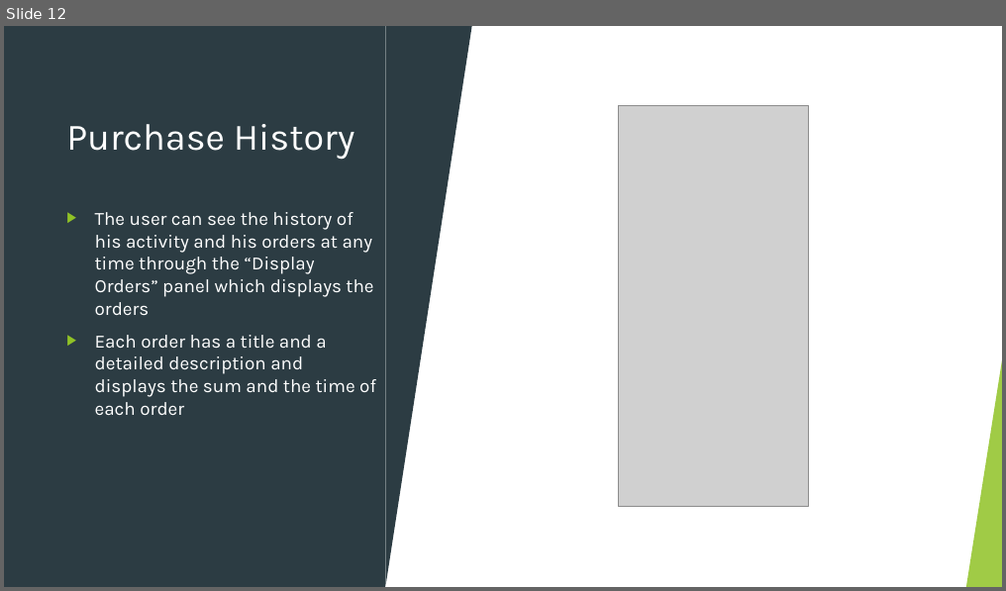
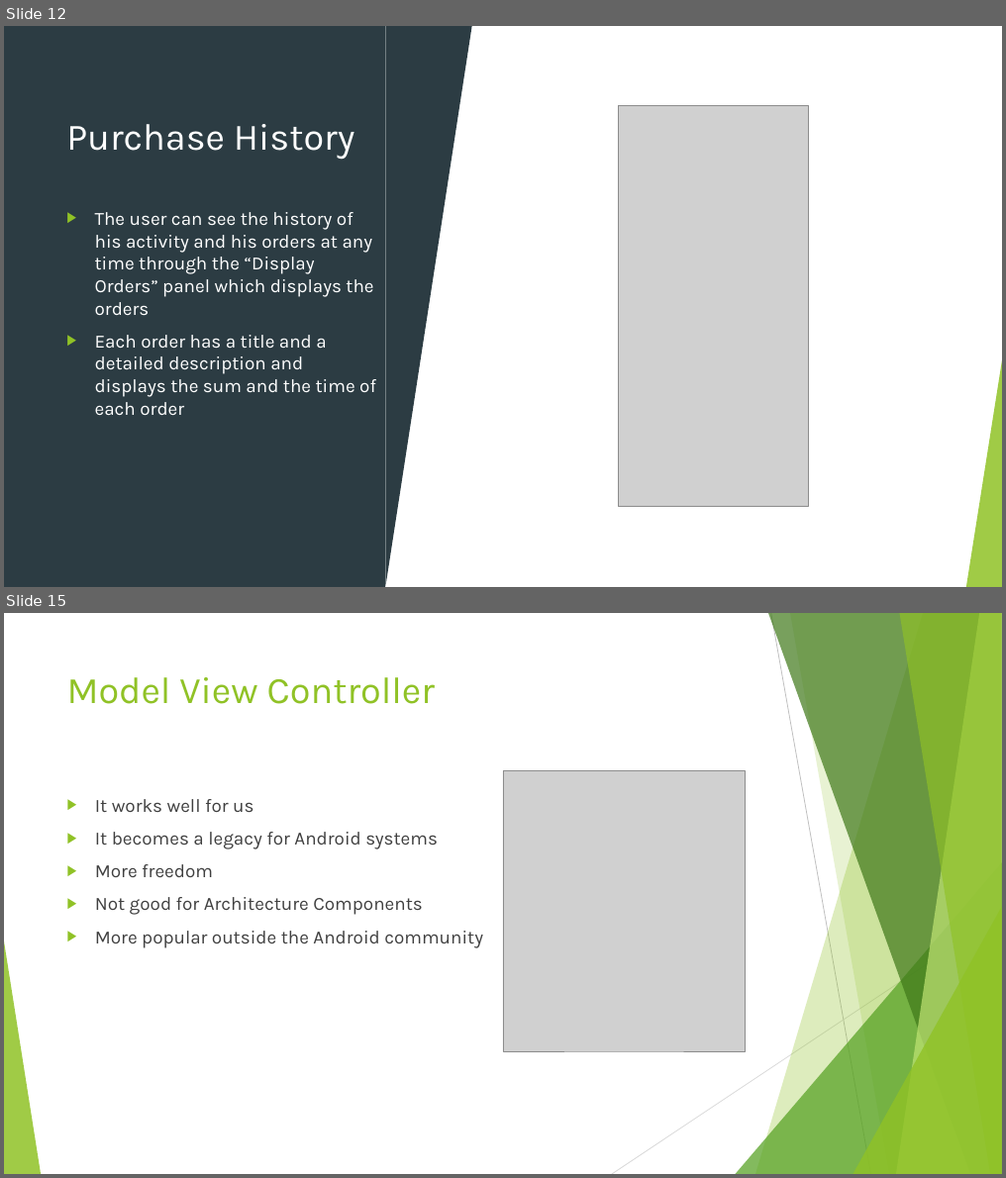
Before and after one commit to Exarchias/shoppingApplication, a slide deck: materials for presentations etc/Shopping App Presentation.odp. Shown one above the other, each under a label of ours: slide 12 before the commit, slides 12 and 15 after it; the slides between them are not shown. The pictures are 1006x591 and 1006x1178 pixels, drawn with LibreOffice and Linux fonts; fonts in the diff are those of the drawing; grey boxes stand for pictures. Boxes give left, top, right and bottom in pixels: in the first picture for what was removed or moved away, otherwise in the second. Text is boxed around its words. In the diff, an @@ line names an element or a change of style, - is before the commit and + after.

```diff
--- a/materials for presentations etc/Shopping App Presentation.odp
+++ b/materials for presentations etc/Shopping App Presentation.odp
@@ slide 15 added at (4,613,1002,1174), background #FFFFFF; not listed: 10 template elements that a slide beside it also shows @@
@@ title added at (67,677,435,704), 36 pt, text #90C226 @@
+Model View Controller
@@ picture added at (503,771,746,1052) @@
@@ text added at (95,799,483,949), 18 pt, text #404040 @@
+▶ It works well for us
+▶ It becomes a legacy for Android systems
+▶ More freedom
+▶ Not good for Architecture Components
+▶ More popular outside the Android community
```
Also in this commit, not shown: 1 slide changed, 2 other slides added, 3 slides removed.
